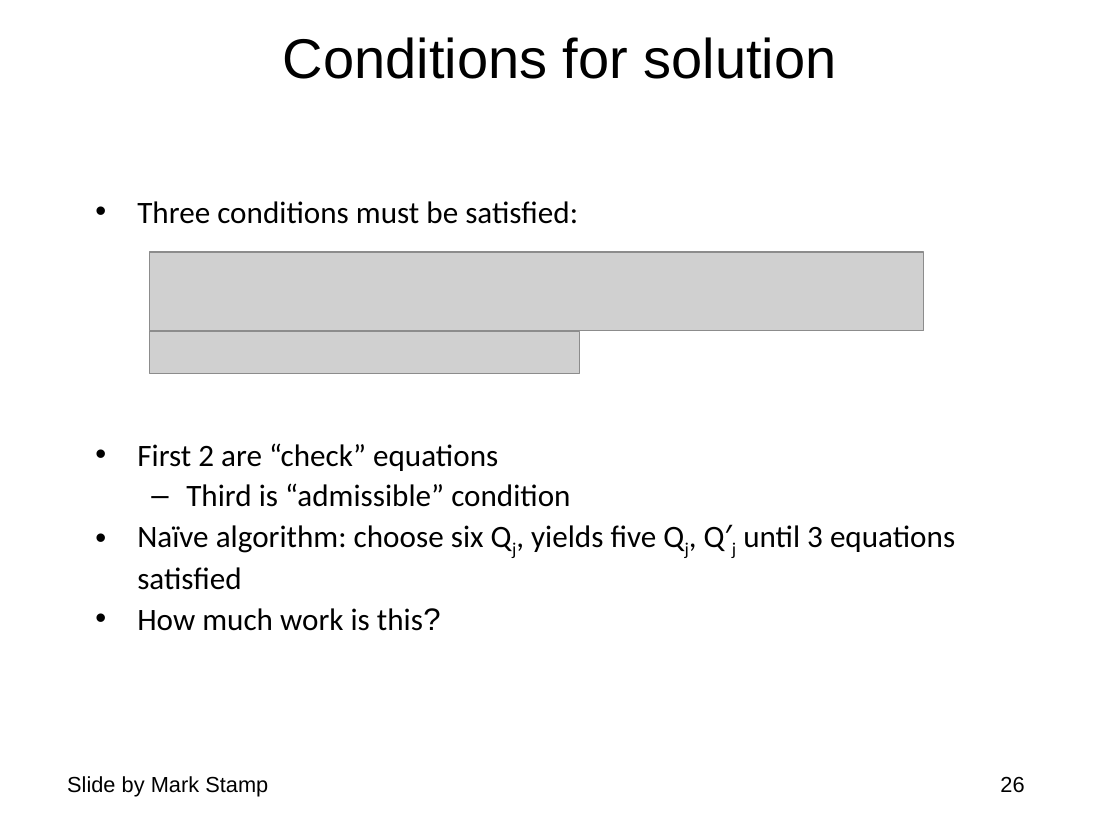
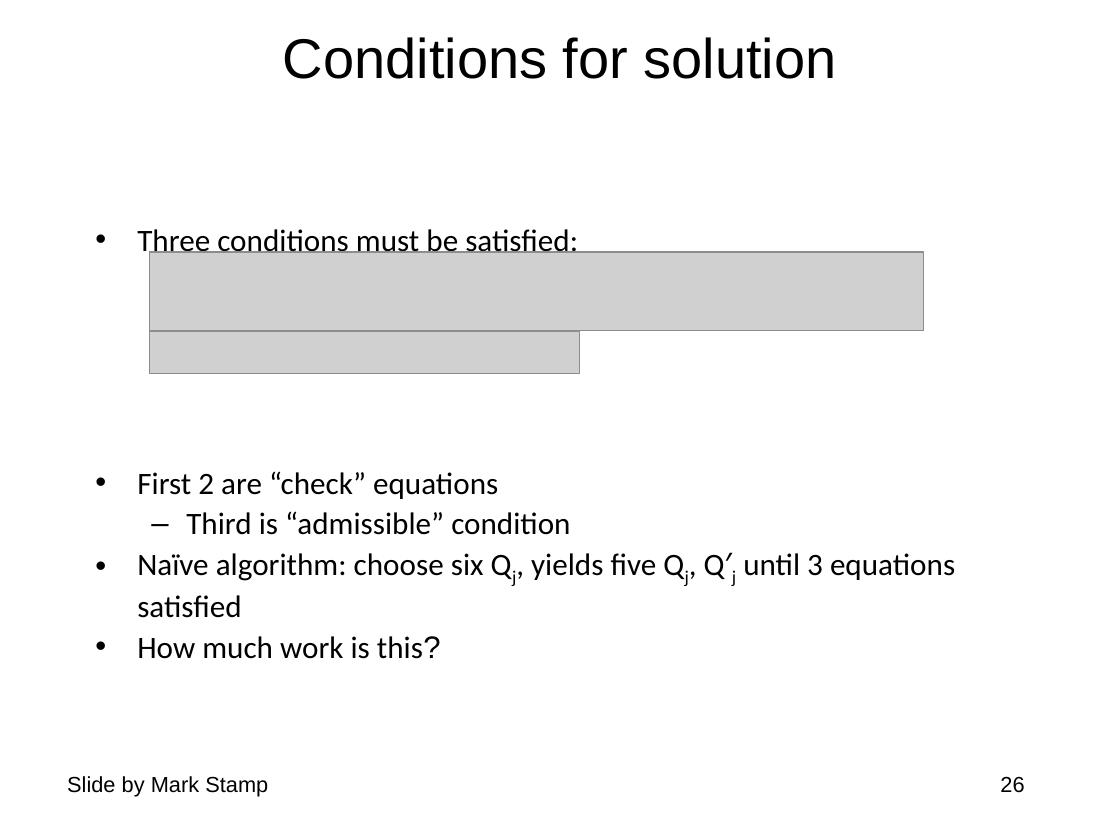
Before and after one commit to jlmucb/class_notes, a slide deck: slide 26 of BerkeleyClass/CS290Spring2013/Lectures/Cryptoclass6.pptx. Drawn at 1120x840 pixels with LibreOffice and Linux fonts; fonts in the diff are those of the drawing; grey boxes stand for pictures. Boxes give left, top, right and bottom in pixels: in the first picture for what was removed or moved away, otherwise in the second. Text is boxed around its words. In the diff, an @@ line names an element or a change of style, - is before the commit and + after.

```diff
--- a/BerkeleyClass/CS290Spring2013/Lectures/Cryptoclass6.pptx
+++ b/BerkeleyClass/CS290Spring2013/Lectures/Cryptoclass6.pptx
@@ text "Three conditions must be satisfied:": place and size @@
-text "Three conditions must be satisfied:" at [137, 201, 955, 631]
+text "Three conditions must be satisfied:" at [137, 229, 955, 659]
```
Also in this commit, not shown: 2 other slides changed, 11 other files.
